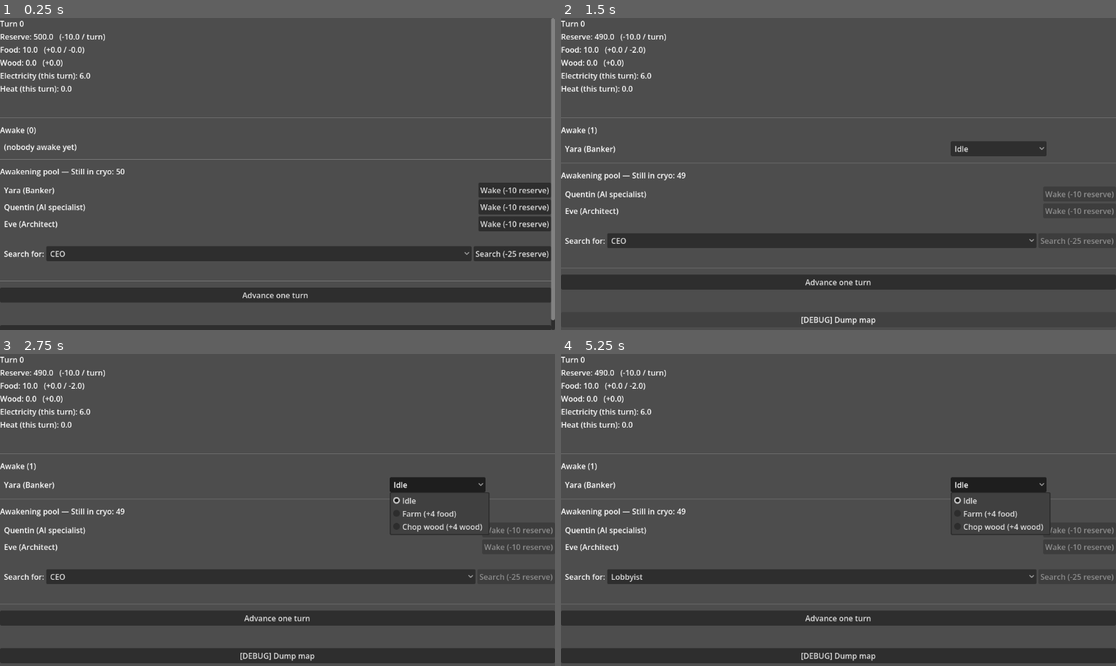
Above: before the commit, frames 1-4 (two rows, left to right).
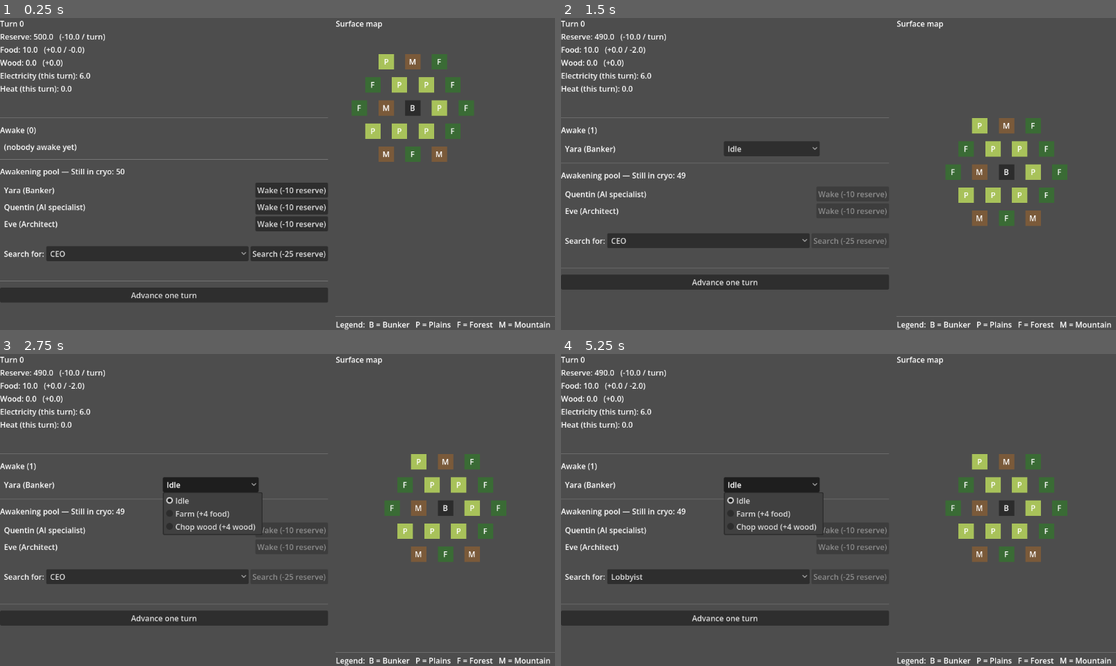
Above: after the commit, the same moments.

Repository: Infornographie/degel
Game: Godot game, scene res://scenes/main_ui.tscn
The game is run twice, just before and just after one commit, with the same random seed, the same clock (stepped at 60 frames per second) and the same inputs.
Inputs (mouse positions are in pixels of both pictures, inside the frame that each line leads up to):
- Up to frame 1 (0.25 s): no input
- Up to frame 2 (1.5 s): click "Wake (-10 reserve)" at 0.5 s; click (838, 320) at 1.25 s, where only the run before the commit has a clickable "[DEBUG] Dump map"
- Up to frame 3 (2.75 s): click "Idle" at 2 s
- Up to frame 4 (5.25 s): click "CEO" at 2.75 s; click "Advance one turn" at 3.5 s; click "Lobbyist" at 4.25 s; click "Idle" at 5 s

The runs differ from the first frame. In frame 1, 13% of the frame differs, in the area x 0-100%, y 0-100%; in frame 2, 8.4%; in frame 3, 13%; in frame 4, 13%.

Commit message:
Map UI
- La map existe sur l'UI \o/
- C'est presque joli
- ça ne sert toujours à rien :D

Diff:
--- a/scenes/main_ui.gd
+++ b/scenes/main_ui.gd
@@ -1,5 +1,5 @@
 extends Control
-## UI placeholder — 3a. Colonization-style readout.
+## UI placeholder — 4b. Layout horizontal : panneau gauche + carte droite.
 
 const JOB_ORDER: Array[int] = [
 	GameState.Job.IDLE,
@@ -13,6 +13,25 @@
 	GameState.Job.LOG: "Chop wood",
 }
 
+# --- Hex rendering ---
+# Taille d'un hex pointe-en-haut (rayon du cercle circonscrit).
+const HEX_SIZE: float = 32.0
+
+const TILE_LABELS := {
+	HexTile.Type.BUNKER: "B",
+	HexTile.Type.PLAINS: "P",
+	HexTile.Type.FOREST: "F",
+	HexTile.Type.MOUNTAIN: "M",
+}
+
+const TILE_COLORS := {
+	HexTile.Type.BUNKER: Color("#2c2c2c"),       # noir/charbon
+	HexTile.Type.PLAINS: Color("#a8c25a"),       # vert clair / herbe
+	HexTile.Type.FOREST: Color("#3a6b35"),       # vert foncé / sapinière
+	HexTile.Type.MOUNTAIN: Color("#7a5a3a"),     # marron / pierre
+}
+
+# --- UI refs ---
 var _resources_section: VBoxContainer
 var _famine_label: Label
 var _awake_header: Label
@@ -21,6 +40,9 @@
 var _asleep_list: VBoxContainer
 var _advance_button: Button
 var _status_label: Label
+var _map_container: Control
+var _targeted_selector: OptionButton
+var _targeted_status: Label
 
 func _ready() -> void:
 	_build_ui()
@@ -29,118 +51,150 @@
 	GameState.survivor_woken.connect(_refresh)
 	GameState.survivor_assigned.connect(_refresh)
 	GameState.survivor_died.connect(_refresh)
-	GameState.run_ended.connect(_on_run_ended)
 	GameState.candidates_changed.connect(_refresh)
 	GameState.targeted_wake_failed.connect(_on_targeted_wake_failed)
+	GameState.run_ended.connect(_on_run_ended)
 	_refresh()
 
 func _build_ui() -> void:
 	set_anchors_and_offsets_preset(Control.PRESET_FULL_RECT)
-	# Scroll global : tout le contenu peut dépasser la fenêtre et rester accessible.
-	var outer_scroll := ScrollContainer.new()
-	outer_scroll.set_anchors_and_offsets_preset(Control.PRESET_FULL_RECT)
-	outer_scroll.horizontal_scroll_mode = ScrollContainer.SCROLL_MODE_DISABLED
-	add_child(outer_scroll)
-
-	var root := VBoxContainer.new()
-	root.size_flags_horizontal = Control.SIZE_EXPAND_FILL
-	root.add_theme_constant_override("separation", 12)
-	outer_scroll.add_child(root)
-
-	# --- Resources ---
+
+	# Split horizontal : panneau gauche (scroll) + carte droite
+	var split := HBoxContainer.new()
+	split.set_anchors_and_offsets_preset(Control.PRESET_FULL_RECT)
+	split.add_theme_constant_override("separation", 16)
+	add_child(split)
+
+	# --- Panneau gauche scrollable ---
+	var left_scroll := ScrollContainer.new()
+	left_scroll.size_flags_horizontal = Control.SIZE_EXPAND_FILL
+	left_scroll.size_flags_stretch_ratio = 0.6
+	left_scroll.horizontal_scroll_mode = ScrollContainer.SCROLL_MODE_DISABLED
+	split.add_child(left_scroll)
+
+	var left := VBoxContainer.new()
+	left.size_flags_horizontal = Control.SIZE_EXPAND_FILL
+	left.add_theme_constant_override("separation", 12)
+	left_scroll.add_child(left)
+	_build_left_panel(left)
+
+	# --- Panneau droite : carte ---
+	var right := VBoxContainer.new()
+	right.size_flags_horizontal = Control.SIZE_EXPAND_FILL
+	right.size_flags_stretch_ratio = 0.4
+	split.add_child(right)
+	_build_map_panel(right)
+
+func _build_left_panel(parent: VBoxContainer) -> void:
 	_resources_section = VBoxContainer.new()
-	root.add_child(_resources_section)
-	_famine_label = _add_label(root, "")
-
-	root.add_child(HSeparator.new())
-
-	# --- Awake ---
-	_awake_header = _add_label(root, "Awake (0)")
+	parent.add_child(_resources_section)
+	_famine_label = _add_label(parent, "")
+
+	parent.add_child(HSeparator.new())
+
+	_awake_header = _add_label(parent, "Awake (0)")
 	_awake_list = VBoxContainer.new()
 	_awake_list.size_flags_horizontal = Control.SIZE_EXPAND_FILL
-	root.add_child(_awake_list)
-
-	root.add_child(HSeparator.new())
-
-	# --- Asleep ---
-	_asleep_header = _add_label(root, "Asleep (0)")
+	parent.add_child(_awake_list)
+
+	parent.add_child(HSeparator.new())
+
+	_asleep_header = _add_label(parent, "Asleep (0)")
 	_asleep_list = VBoxContainer.new()
 	_asleep_list.size_flags_horizontal = Control.SIZE_EXPAND_FILL
-	root.add_child(_asleep_list)
-
-	root.add_child(HSeparator.new())
-
-	# --- Advance + status ---
+	parent.add_child(_asleep_list)
+
+	parent.add_child(HSeparator.new())
+
 	_advance_button = Button.new()
 	_advance_button.text = "Advance one turn"
 	_advance_button.pressed.connect(_on_advance_pressed)
-	root.add_child(_advance_button)
-	_status_label = _add_label(root, "")
-
-	var dump_btn := Button.new()
-	dump_btn.text = "[DEBUG] Dump map"
-	dump_btn.pressed.connect(_on_dump_map)
-	root.add_child(dump_btn)
-
-func _on_dump_map() -> void:
-	print("\n=== Carte (rayon %d, %d tuiles) ===" % [GameState.hex_map.radius, GameState.hex_map.tiles.size()])
-	# Groupe par type pour résumer
-	var counts: Dictionary = {}
-	for tile in GameState.hex_map.tiles.values():
-		var type_name: String = HexTile.Type.keys()[tile.type]
-		counts[type_name] = counts.get(type_name, 0) + 1
-	for type_name in counts:
-		print("  %s: %d" % [type_name, counts[type_name]])
-	# Liste détaillée
-	print("Détail :")
-	for tile in GameState.hex_map.tiles.values():
-		var type_name: String = HexTile.Type.keys()[tile.type]
-		print("  (q=%d, r=%d) %s" % [tile.q, tile.r, type_name])
-	# Test des voisins du centre
-	var center := GameState.hex_map.get_tile(0, 0)
-	print("Voisins du bunker (devraient être 6) : %d" % GameState.hex_map.neighbors(center).size())
-
-func _on_targeted_wake_failed(profession: String) -> void:
-	if _targeted_status != null:
-		_targeted_status.text = "  No %s found in cryo. Reserve spent." % profession
+	parent.add_child(_advance_button)
+	_status_label = _add_label(parent, "")
+
+func _build_map_panel(parent: VBoxContainer) -> void:
+	_add_label(parent, "Surface map")
+	# Conteneur libre : on positionne les hex à l'absolu dedans.
+	_map_container = Control.new()
+	_map_container.size_flags_vertical = Control.SIZE_EXPAND_FILL
+	_map_container.size_flags_horizontal = Control.SIZE_EXPAND_FILL
+	_map_container.custom_minimum_size = Vector2(320, 320)
+	parent.add_child(_map_container)
+	_draw_map()
+	# Petite légende sous la carte
+	parent.add_child(HSeparator.new())
+	_add_label(parent, "Legend:  B = Bunker   P = Plains   F = Forest   M = Mountain")
 
 func _add_label(parent: Node, text: String) -> Label:
 	var label := Label.new()
 	label.text = text
 	parent.add_child(label)
 	return label
+
+# --- Map rendering ---
+
+func _draw_map() -> void:
+	for child in _map_container.get_children():
+		child.queue_free()
+
+	# Centre du conteneur, comme origine du repère hex
+	var origin := _map_container.size * 0.5
+	if origin.x == 0:
+		# Au tout premier _ready, la taille n'est pas encore résolue ; on tape une valeur safe.
+		origin = Vector2(160, 160)
+
+	for tile in GameState.hex_map.tiles.values():
+		var pixel := _hex_to_pixel(tile.q, tile.r) + origin
+		_add_hex_label(tile, pixel)
+
+## Conversion cube → pixel pour hexagones pointe-en-haut.
+## Convention Red Blob Games : x = size * sqrt(3) * (q + r/2), y = size * 3/2 * r
+func _hex_to_pixel(q: int, r: int) -> Vector2:
+	var x: float = HEX_SIZE * sqrt(3.0) * (q + r / 2.0)
+	var y: float = HEX_SIZE * 1.5 * r
+	return Vector2(x, y)
+
+func _add_hex_label(tile: HexTile, center: Vector2) -> void:
+	# Fond coloré : un PanelContainer ou directement un ColorRect en arrière-plan.
+	var bg := ColorRect.new()
+	var box_size := Vector2(HEX_SIZE, HEX_SIZE)
+	bg.size = box_size
+	bg.position = center - box_size * 0.5
+	bg.color = TILE_COLORS.get(tile.type, Color.GRAY)
+	_map_container.add_child(bg)
+
+	# La lettre par-dessus, en blanc pour le contraste.
+	var label := Label.new()
+	label.text = TILE_LABELS.get(tile.type, "?")
+	label.horizontal_alignment = HORIZONTAL_ALIGNMENT_CENTER
+	label.vertical_alignment = VERTICAL_ALIGNMENT_CENTER
+	label.size = box_size
+	label.position = center - box_size * 0.5
+	label.add_theme_color_override("font_color", Color.WHITE)
+	_map_container.add_child(label)
+
+# --- Resources (inchangé) ---
 
 func _refresh(_a = null, _b = null, _c = null, _d = null) -> void:
 	_rebuild_resources()
 	_famine_label.text = "⚠ Famine — turn %d" % GameState.famine_turns if GameState.famine_turns > 0 else ""
 	_rebuild_lists()
-
-# --- Resources ---
+	_draw_map()
 
 func _rebuild_resources() -> void:
 	for child in _resources_section.get_children():
 		child.queue_free()
 	_add_label(_resources_section, "Turn %d" % GameState.turn)
-
-	# Reserve (l'horloge)
 	_add_label(_resources_section, "Reserve: %.1f   (-%.1f / turn)" % [
 		GameState.reserve, GameState.config.core_upkeep])
-
-	# Food
 	var food_income := _aggregate_production("food")
 	var food_outcome: float = GameState.awake_count() * GameState.config.food_per_survivor
 	_add_label(_resources_section, "Food: %.1f   (+%.1f / -%.1f)" % [
 		GameState.resources["food"], food_income, food_outcome])
-
-	# Wood
 	var wood_income := _aggregate_production("wood")
 	_add_label(_resources_section, "Wood: %.1f   (+%.1f)" % [
 		GameState.resources["wood"], wood_income])
-
-	# Electricity (flux du tour seulement)
 	_add_label(_resources_section, "Electricity (this turn): %.1f" % GameState.resources["electricity"])
-
-	# Heat (flux du tour seulement)
 	_add_label(_resources_section, "Heat (this turn): %.1f" % GameState.resources["heat"])
 
 func _aggregate_production(resource_name: String) -> float:
@@ -150,7 +204,7 @@
 		total += out.get(resource_name, 0.0)
 	return total
 
-# --- Survivor lists ---
+# --- Survivor lists (inchangé) ---
 
 func _rebuild_lists() -> void:
 	for child in _awake_list.get_children():
@@ -158,7 +212,6 @@
 	for child in _asleep_list.get_children():
 		child.queue_free()
 
-	# Awake
 	var awake_count := 0
 	for s in GameState.survivors():
 		if s.awake:
@@ -168,7 +221,6 @@
 	if awake_count == 0:
 		_add_label(_awake_list, "  (nobody awake yet)")
 
-	# Awakening pool : candidats visibles
 	var sleeping_count := GameState.roster.sleeping_count()
 	_asleep_header.text = "Awakening pool — Still in cryo: %d" % sleeping_count
 	if sleeping_count == 0:
@@ -178,8 +230,7 @@
 			var s: Survivor = GameState.roster.get_by_id(id)
 			if s != null:
 				_add_candidate_row(s)
-		# Search bar
-		_add_label(_asleep_list, "")  # spacer
+		_add_label(_asleep_list, "")
 		_add_targeted_search_row()
 
 func _add_awake_row(s: Survivor) -> void:
@@ -245,9 +296,6 @@
 	btn.pressed.connect(func(): GameState.wake(sid))
 	row.add_child(btn)
 
-var _targeted_selector: OptionButton
-var _targeted_status: Label
-
 func _add_targeted_search_row() -> void:
 	var row := HBoxContainer.new()
 	row.size_flags_horizontal = Control.SIZE_EXPAND_FILL
@@ -269,7 +317,6 @@
 	btn.pressed.connect(_on_targeted_search_pressed)
 	row.add_child(btn)
 
-	# Petit label de feedback (rempli par le signal failed)
 	_targeted_status = _add_label(_asleep_list, "")
 
 func _on_targeted_search_pressed() -> void:
@@ -285,6 +332,10 @@
 
 func _on_advance_pressed() -> void:
 	GameState.advance_turn()
+
+func _on_targeted_wake_failed(profession: String) -> void:
+	if _targeted_status != null:
+		_targeted_status.text = "  No %s found in cryo. Reserve spent." % profession
 
 func _on_run_ended(cause: GameState.EndCause) -> void:
 	var label := ""
